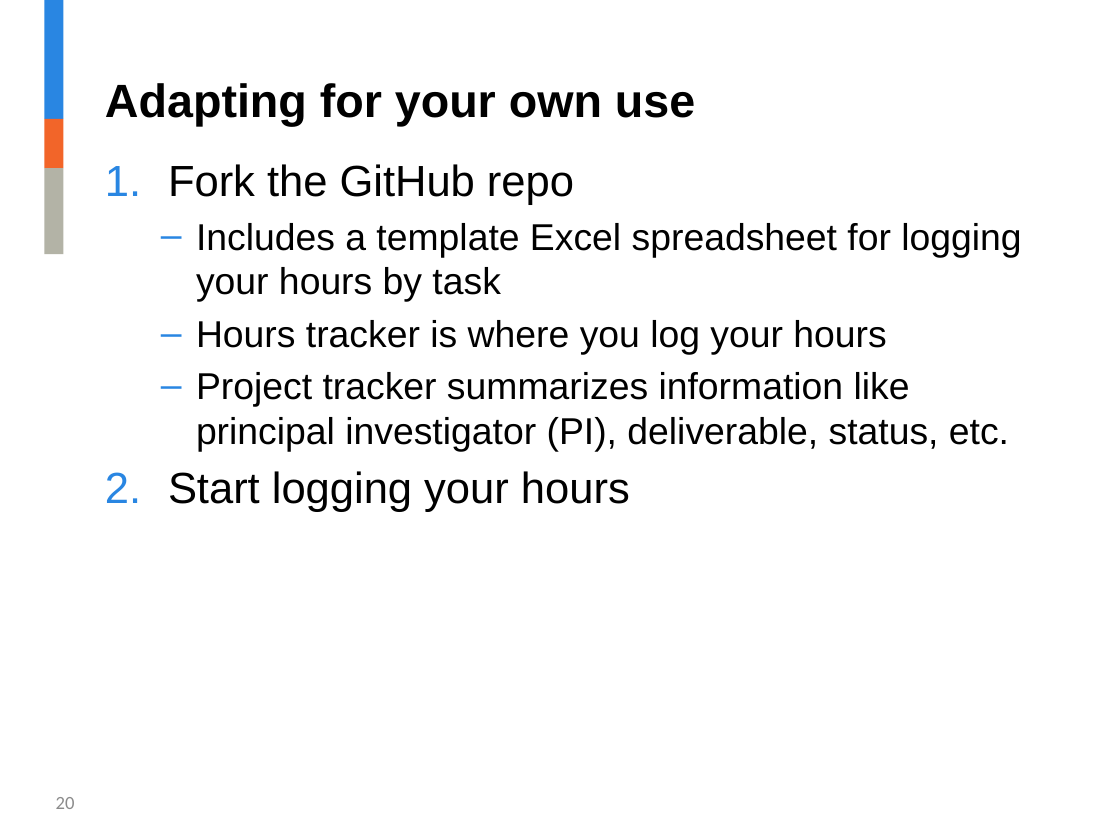
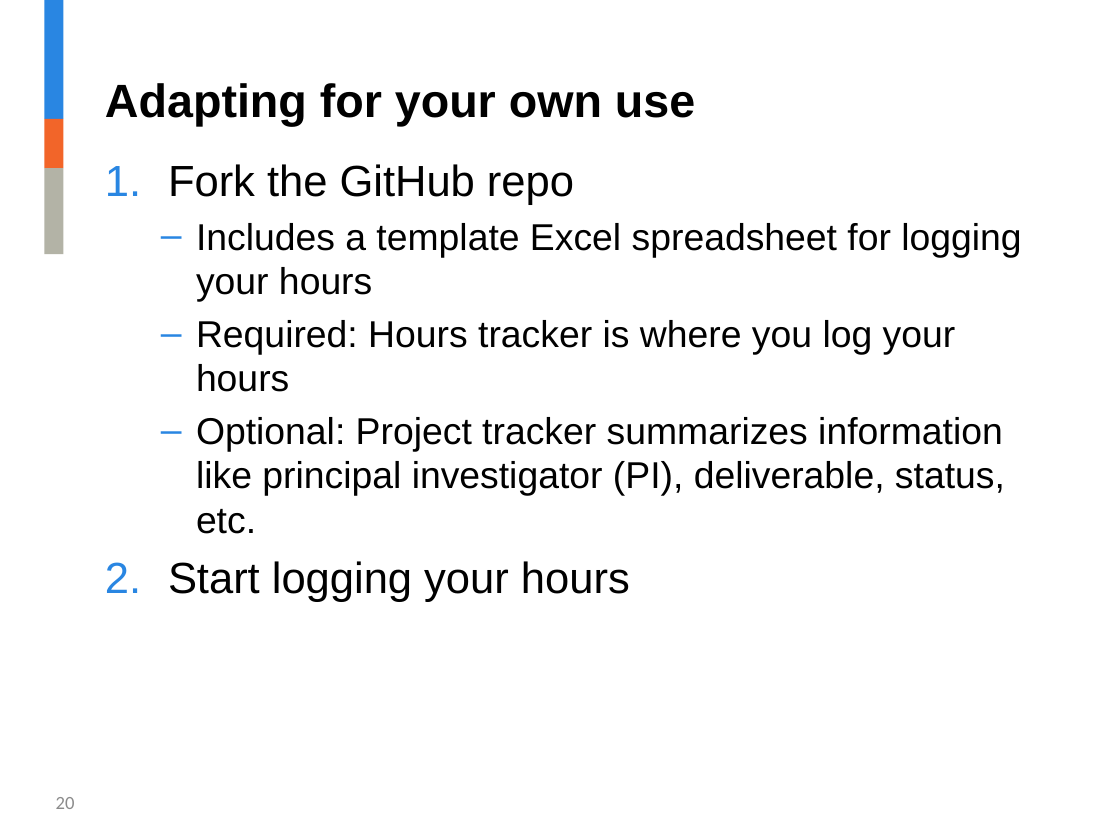
Before and after one commit to jalavery/timetrackR, a slide deck: slide 20 of RLadies timetrackR Presentation.pptx. Drawn at 1120x840 pixels with LibreOffice and Linux fonts; fonts in the diff are those of the drawing; background and template pictures are left out. Boxes give left, top, right and bottom in pixels: in the first picture for what was removed or moved away, otherwise in the second. Text is boxed around its words. In the diff, an @@ line names an element or a change of style, - is before the commit and + after.

```diff
--- a/RLadies timetrackR Presentation.pptx
+++ b/RLadies timetrackR Presentation.pptx
@@ text at (196, 223, 1021, 534): text changed @@
-  – Includes a template Excel spreadsheet for logging your hours by task
-  – Hours tracker is where you log your hours
-  – Project tracker summarizes information like principal investigator (PI), deliverable, status, etc.
+  – Includes a template Excel spreadsheet for logging your hours
+  – Required: Hours tracker is where you log your hours
+  – Optional: Project tracker summarizes information like principal investigator (PI), deliverable, status, etc.
```
Also in this commit, not shown: 1 other slide changed, 2 other files.
